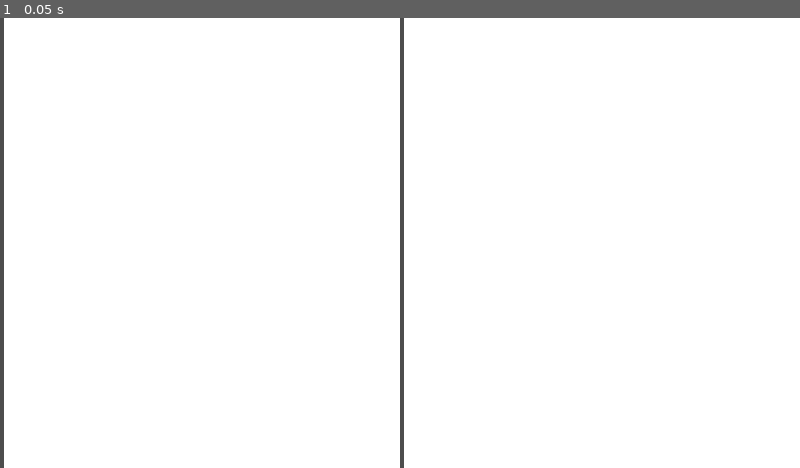
Above: before the commit, frame 1.
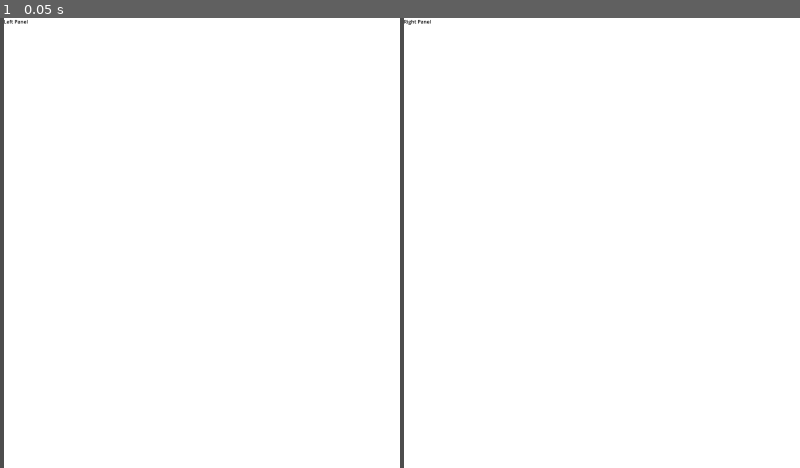
Above: after the commit, the same moment.

Repository: Cuppixx/TravelingSalesmanProblem_ClassProject
Game: Godot game, scene res://tsp_main.tscn
Same seed, same stepped clock (60 frames per second), same inputs: the game is played once before the commit and once after it.
Inputs:
- Up to frame 1 (0.05 s): no input

The runs differ from the first frame. In frame 1, less than 0.1% of the frame differs, in the area x 0-54%, y 0-2%.

Commit message:
small improvements for presentation

Diff:
--- a/tsp_main.gd
+++ b/tsp_main.gd
@@ -32,6 +32,7 @@
 var panel_size:Vector2 # Panel size gets calculated, dont set
 var rng:RandomNumberGenerator = RandomNumberGenerator.new()
 var edge_weight_matrix = []
+var new_graph:bool = false
 #endregion
 
 func _ready() -> void:
@@ -52,6 +53,7 @@
 	graph_seed_spinbox.value = custom_seed
 
 func _create_graph() -> void:
+	new_graph = true
 	rng.randomize()
 	rng.set_seed(custom_seed)
 
@@ -120,6 +122,13 @@
 			current_graph.add_child(edge_instance)
 
 func _color_edge(edge:Vector2) -> void:
+	var length_label = current_graph.get_parent().get_node("Label2")
+	if length_label.text == "" or new_graph == true:
+		new_graph = false
+		length_label.text = "0"
+	if not edge.x == INF or not edge.y == INF:
+		length_label.text = str(float(length_label.text) + edge_weight_matrix[edge.x][edge.y])
+
 	for child in current_graph.get_children():
 		if child is Edge:
 			var inverse_edge:Vector2 = Vector2(edge.y,edge.x)
@@ -148,7 +157,6 @@
 	var permuations_arr = permutations(arr)
 	for i in range(len(permuations_arr)):
 		permuations_arr[i].append(permuations_arr[i].front())
-	#print(permuations_arr)
 
 	var final_sum = INF
 	var current_i
@@ -161,11 +169,9 @@
 		if sum < final_sum:
 			final_sum = sum
 			current_i = i
-			print("New Minimum:",permuations_arr[i]," Value:",final_sum)
 
 	for j in range(len(permuations_arr[current_i])):
 		if j != permuations_arr[current_i].size()-1:
-			#print("Color:",Vector2(permuations_arr[current_i][j],permuations_arr[current_i][j+1]))
 			_color_edge(Vector2(permuations_arr[current_i][j],permuations_arr[current_i][j+1]))
 	return [permuations_arr[current_i]]
 
@@ -256,13 +262,12 @@
 								minimum_edge = edge_matrix[i][j]
 								minimum_edge_pair = Vector2(i,j)
 								valid_edge_found = true
-						else: print("\n\n TEST\n\n")
 
 	if valid_edge_found:
+		_color_edge(minimum_edge_pair)
 		edge_matrix[minimum_edge_pair.x][minimum_edge_pair.y] = INF
 		edge_matrix[minimum_edge_pair.y][minimum_edge_pair.x] = INF
 		tour.append(minimum_edge_pair)
-		_color_edge(minimum_edge_pair)
 
 		if not vertex_visited1.has(minimum_edge_pair.x): vertex_visited1.append(minimum_edge_pair.x)
 		elif not vertex_visited2.has(minimum_edge_pair.x): vertex_visited2.append(minimum_edge_pair.x)
@@ -331,12 +336,13 @@
 				_i = i
 
 	_color_edge(Vector2(_i,next_vertex))
-	print("Smallest Edge: ",smallest_edge)
-	print("Next Vertex: ",next_vertex)
-	print("Tour: ",tour)
-	print("Visited:",vertices_visited)
-	print("Unvisted:",vertices_unvisited)
-	print("\n")
+	if debug_print:
+		print("Smallest Edge: ",smallest_edge)
+		print("Next Vertex: ",next_vertex)
+		print("Tour: ",tour)
+		print("Visited:",vertices_visited)
+		print("Unvisted:",vertices_unvisited)
+		print("\n")
 
 	if not vertices_unvisited.is_empty(): build_mst(vertices_visited,vertices_unvisited,next_vertex,tour)
 	else: return tour
@@ -352,7 +358,7 @@
 	var tour_back:Array = tour.duplicate().slice(vertex2_idx+1,tour.size())
 	tour = tour.slice(vertex1_idx,vertex2_idx+1)
 	tour.reverse()
-	print("After: ",tour_front," -- ",tour," -- ",tour_back)
+	if debug_print: print("After: ",tour_front," -- ",tour," -- ",tour_back)
 	return tour
 #endregion
 #region GUI Signals
@@ -396,12 +402,16 @@
 
 func _on_btn_local_search_2_opt_pressed():
 	var tour:Array = [3,4,1,0,2,5,7,6]
-	print("Before: ",tour)
+	if debug_print: print("Before: ",tour)
 	for i in range(1,len(tour)):
 		var reversed_tour = _reverse_2opt_tour(i,tour.size()-1,tour)
 		var sum:int = 0
 		for j in range(len(reversed_tour)):
 			if j < reversed_tour.size():
 				sum += edge_weight_matrix[j][j+1]
-		print("Sum: ",sum)
-#endregion
+
+func _on_button_pressed() -> void:
+	var r = float($Control/HSplitContainer/HSplitContainer/RightPanel/Label2.text)
+	var l = float($Control/HSplitContainer/HSplitContainer/LeftPanel/Label2.text)
+	print("Lower Bound: ",r / l)
+#endregion
--- a/tsp_main.tscn
+++ b/tsp_main.tscn
@@ -4,6 +4,7 @@
 
 [node name="TSP_Main" type="Node" node_paths=PackedStringArray("current_graph")]
 script = ExtResource("1_205di")
+debug_print = false
 current_graph = NodePath("Control/HSplitContainer/HSplitContainer/RightPanel/Graph")
 
 [node name="Control" type="Control" parent="."]
@@ -65,7 +66,7 @@
 [node name="SpinBoxSize" type="SpinBox" parent="Control/HSplitContainer/UI/MarginContainer/VBoxContainer"]
 layout_mode = 2
 min_value = 3.0
-max_value = 30.0
+max_value = 50.0
 value = 5.0
 alignment = 1
 
@@ -123,10 +124,15 @@
 layout_mode = 2
 text = "Create Minimum Spanning Tree (Prim's Algorithm (Greedy Heuristic))"
 
+[node name="Button" type="Button" parent="Control/HSplitContainer/UI/MarginContainer/VBoxContainer"]
+layout_mode = 2
+text = "Get Percentage"
+
 [node name="HSeparator8" type="HSeparator" parent="Control/HSplitContainer/UI/MarginContainer/VBoxContainer"]
 layout_mode = 2
 
 [node name="BtnLocalSearchRandomSwapping" type="Button" parent="Control/HSplitContainer/UI/MarginContainer/VBoxContainer"]
+visible = false
 layout_mode = 2
 disabled = true
 text = "Local Search: Random Swapping "
@@ -156,6 +162,7 @@
 layout_mode = 0
 offset_right = 40.0
 offset_bottom = 23.0
+theme_override_colors/font_color = Color(0, 0, 0, 1)
 text = "Left Panel"
 
 [node name="Graph" type="Control" parent="Control/HSplitContainer/HSplitContainer/LeftPanel"]
@@ -165,6 +172,21 @@
 anchor_bottom = 1.0
 grow_horizontal = 2
 grow_vertical = 2
+
+[node name="Label2" type="Label" parent="Control/HSplitContainer/HSplitContainer/LeftPanel"]
+layout_mode = 1
+anchors_preset = 7
+anchor_left = 0.5
+anchor_top = 1.0
+anchor_right = 0.5
+anchor_bottom = 1.0
+offset_left = -20.0
+offset_top = -23.0
+offset_right = 20.0
+grow_horizontal = 2
+grow_vertical = 0
+theme_override_colors/font_color = Color(0, 0, 0, 1)
+theme_override_font_sizes/font_size = 40
 
 [node name="RightPanel" type="Control" parent="Control/HSplitContainer/HSplitContainer"]
 clip_contents = true
@@ -183,6 +205,7 @@
 layout_mode = 0
 offset_right = 88.0
 offset_bottom = 23.0
+theme_override_colors/font_color = Color(0, 0, 0, 1)
 text = "Right Panel"
 
 [node name="Graph" type="Control" parent="Control/HSplitContainer/HSplitContainer/RightPanel"]
@@ -192,6 +215,21 @@
 anchor_bottom = 1.0
 grow_horizontal = 2
 grow_vertical = 2
+
+[node name="Label2" type="Label" parent="Control/HSplitContainer/HSplitContainer/RightPanel"]
+layout_mode = 1
+anchors_preset = 7
+anchor_left = 0.5
+anchor_top = 1.0
+anchor_right = 0.5
+anchor_bottom = 1.0
+offset_left = -20.0
+offset_top = -23.0
+offset_right = 20.0
+grow_horizontal = 2
+grow_vertical = 0
+theme_override_colors/font_color = Color(0, 0, 0, 1)
+theme_override_font_sizes/font_size = 40
 
 [connection signal="pressed" from="Control/HSplitContainer/UI/MarginContainer/VBoxContainer/BtnCreateGraph" to="." method="_on_btn_create_graph_pressed"]
 [connection signal="value_changed" from="Control/HSplitContainer/UI/MarginContainer/VBoxContainer/SpinBoxGraph" to="." method="_on_spin_box_graph_changed"]
@@ -204,4 +242,5 @@
 [connection signal="pressed" from="Control/HSplitContainer/UI/MarginContainer/VBoxContainer/BtnNearestNeighbor" to="." method="_on_btn_nearest_neighbor_pressed"]
 [connection signal="pressed" from="Control/HSplitContainer/UI/MarginContainer/VBoxContainer/BtnGreedyHeuristicVariation" to="." method="_on_btn_greedy_heuristic_variation_pressed"]
 [connection signal="pressed" from="Control/HSplitContainer/UI/MarginContainer/VBoxContainer/BtnMinimumSpanningTree" to="." method="_on_btn_minimum_spanning_tree_pressed"]
+[connection signal="pressed" from="Control/HSplitContainer/UI/MarginContainer/VBoxContainer/Button" to="." method="_on_button_pressed"]
 [connection signal="pressed" from="Control/HSplitContainer/UI/MarginContainer/VBoxContainer/BtnLocalSearch2Opt" to="." method="_on_btn_local_search_2_opt_pressed"]
